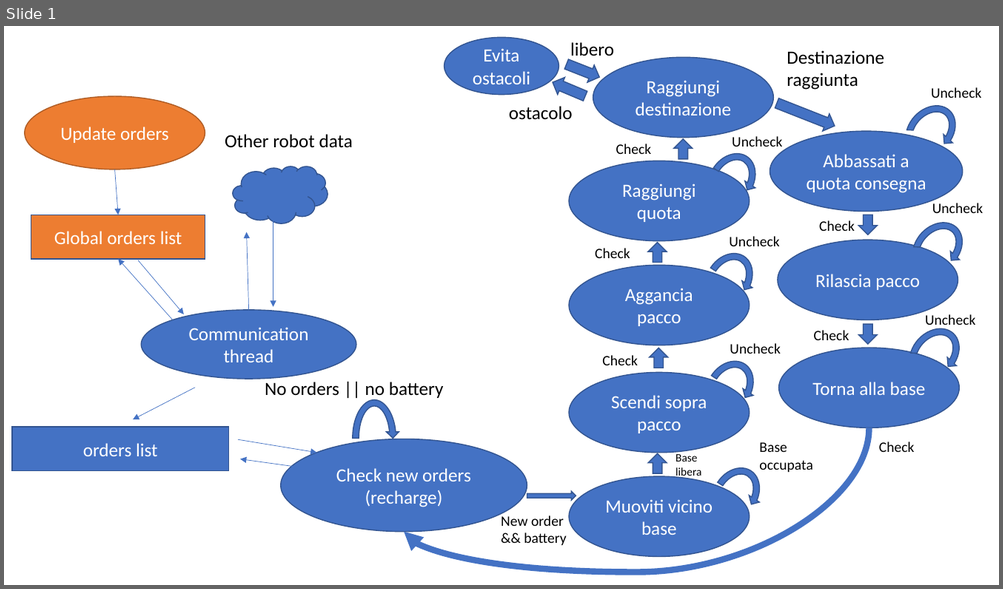
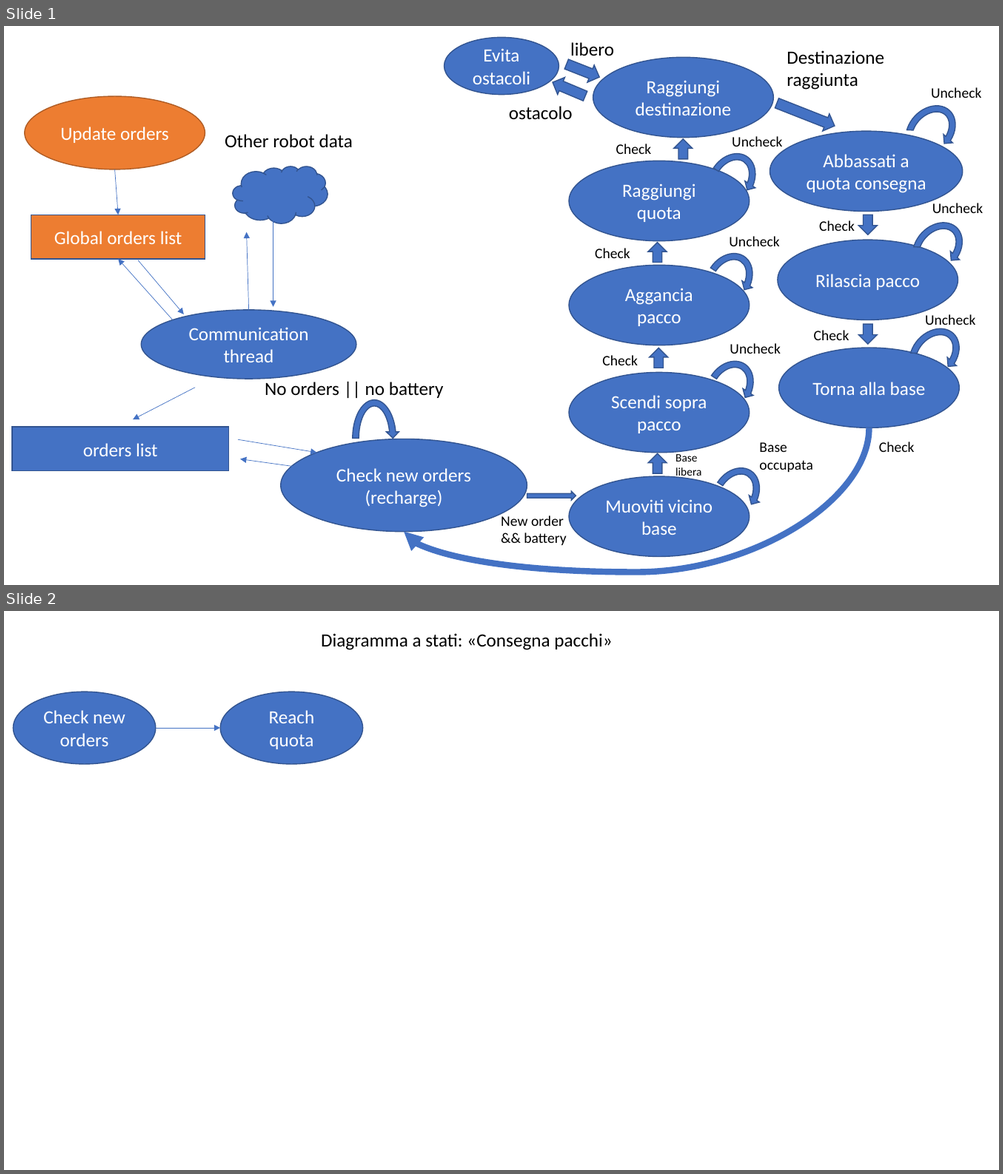
Before and after one commit to AndreaVaiuso/progetto_robotica, a slide deck: docs/diagram.pptx. Shown one above the other, each under a label of ours: slide 1 before the commit, slides 1 and 2 after it. The pictures are 1003x589 and 1003x1174 pixels, drawn with LibreOffice and Linux fonts; fonts in the diff are those of the drawing. Boxes give left, top, right and bottom in pixels: in the first picture for what was removed or moved away, otherwise in the second. Text is boxed around its words. In the diff, an @@ line names an element or a change of style, - is before the commit and + after.

Commit message:
Eliminato utils da modules e diagramma stati iniziato

```diff
--- a/docs/diagram.pptx
+++ b/docs/diagram.pptx
@@ slide 2 added at box(4, 611, 999, 1170), background #FFFFFF @@
@@ text added at box(321, 633, 612, 650), 18 pt, text #000000 @@
+Diagramma a stati: «Consegna pacchi»
@@ ellipse added at box(13, 692, 156, 764), fill #4472C4, outline #325491 1 pt, 18 pt, text #FFFFFF @@
+Check new orders
@@ ellipse added at box(220, 692, 363, 764), fill #4472C4, outline #325491 1 pt, 18 pt, text #FFFFFF @@
+Reach quota
@@ arrow added from (156, 728) to (220, 728), #4472C4 0.5 pt @@
```
Also in this commit, not shown: 2 other files.
